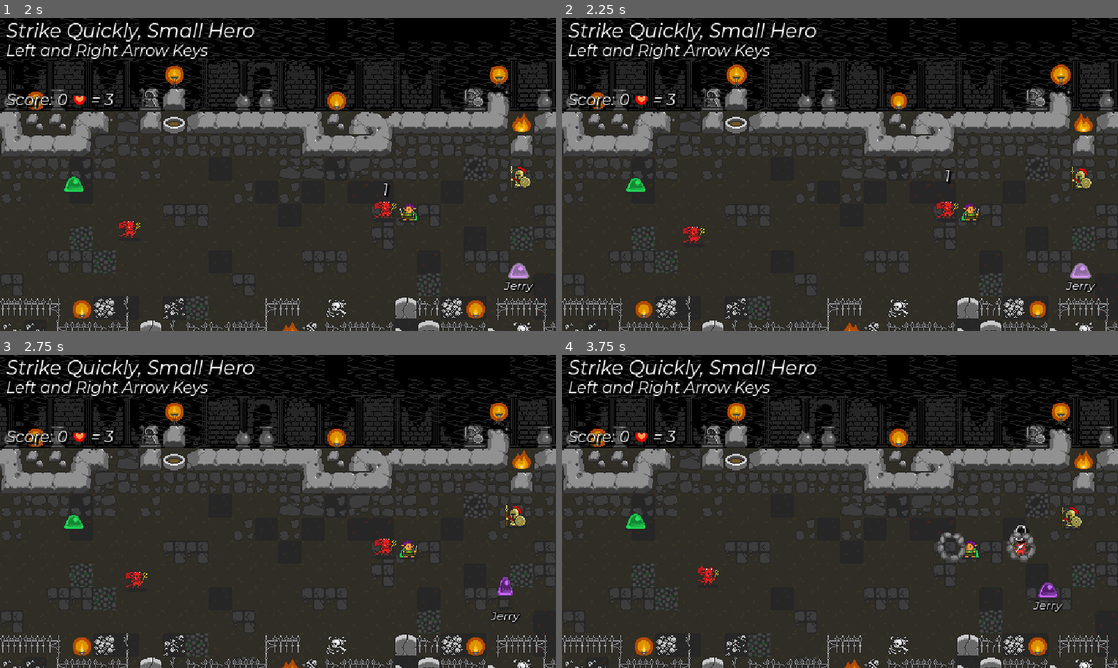
Above: before the commit, frames 1-4 (two rows, left to right).
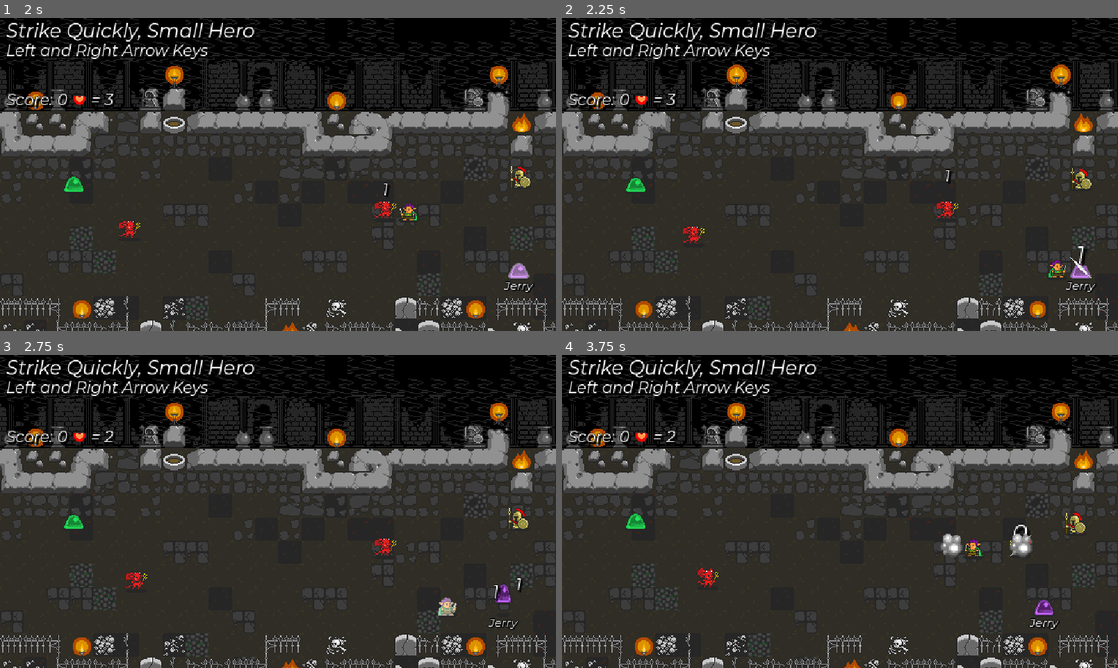
Above: after the commit, the same moments.

Repository: nuzcraft/beat-m-up
Game: Godot game, scene res://scenes/world/world.tscn
Two runs of this game, one before a commit and one after it. Both use one fixed random seed, a clock stepped at 60 frames per second and the inputs below.
Inputs:
- Up to frame 1 (2 s): tap Enter at 0.5 s; hold Right (ui_right) 0.53-1.28 s; hold Left (ui_left) from 1.28 s (still down)
- Up to frame 2 (2.25 s): release Left (ui_left) at 2.03 s; hold Right (ui_right) from 2.03 s (still down)
- Up to frame 3 (2.75 s): keep holding Right (ui_right)
- Up to frame 4 (3.75 s): release Right (ui_right) at 3.53 s; hold Left (ui_left) from 3.53 s (still down)

Frame 1 is identical in both runs. In frame 2, 0.4% of the frame differs, in the area x 71-96%, y 47-84%; in frame 3, 0.9%; in frame 4, 1.5%, in the area x 18-95%, y 24-88%.

Commit message:
added imp projectile

Diff:
--- a/scenes/actor/enemy/imp/imp.gd
+++ b/scenes/actor/enemy/imp/imp.gd
@@ -1,5 +1,7 @@
 extends Enemy
 class_name Imp
+
+signal summon_projectile(actor)
 
 @export var move_speed: int
 
@@ -84,6 +86,7 @@
 
 func _on_pre_attack_timer_timeout():
 #	attackTimer.start()
+	summon_projectile.emit(self)
 	animationPlayer.stop()
 	animationPlayer.play("RESET")
 	state = WALKING
--- a/scenes/actor/enemy/imp/imp.tscn
+++ b/scenes/actor/enemy/imp/imp.tscn
@@ -156,27 +156,27 @@
 "values": [0, 1, 2]
 }
 
-[sub_resource type="Animation" id="Animation_wgs6i"]
-resource_name = "take_damage"
-length = 0.5
-step = 0.125
-tracks/0/type = "value"
-tracks/0/imported = false
-tracks/0/enabled = true
-tracks/0/path = NodePath("CharacterSprite:material:shader_parameter/whitening")
-tracks/0/interp = 1
-tracks/0/loop_wrap = true
-tracks/0/keys = {
-"times": PackedFloat32Array(0, 0.125, 0.25, 0.375),
-"transitions": PackedFloat32Array(-2, -2, -2, -2),
-"update": 0,
-"values": [0.5, 0.0, 0.5, 0.0]
-}
-
 [sub_resource type="Animation" id="Animation_ci8yx"]
 resource_name = "pre_attack"
 length = 0.5
 loop_mode = 1
+step = 0.125
+tracks/0/type = "value"
+tracks/0/imported = false
+tracks/0/enabled = true
+tracks/0/path = NodePath("CharacterSprite:material:shader_parameter/whitening")
+tracks/0/interp = 1
+tracks/0/loop_wrap = true
+tracks/0/keys = {
+"times": PackedFloat32Array(0, 0.125, 0.25, 0.375),
+"transitions": PackedFloat32Array(-2, -2, -2, -2),
+"update": 0,
+"values": [0.5, 0.0, 0.5, 0.0]
+}
+
+[sub_resource type="Animation" id="Animation_wgs6i"]
+resource_name = "take_damage"
+length = 0.5
 step = 0.125
 tracks/0/type = "value"
 tracks/0/imported = false
@@ -199,9 +199,10 @@
 "take_damage": SubResource("Animation_wgs6i")
 }
 
-[node name="Imp" instance=ExtResource("1_cckkg")]
+[node name="Imp" groups=["imps"] instance=ExtResource("1_cckkg")]
 script = ExtResource("2_xouww")
 move_speed = 10
+base_damage = 3
 
 [node name="CharacterSprite" parent="." index="1"]
 material = SubResource("ShaderMaterial_6bbxk")
--- a/scenes/actor/enemy/slime/jerry/jerry.tscn
+++ b/scenes/actor/enemy/slime/jerry/jerry.tscn
@@ -79,5 +79,3 @@
 theme = ExtResource("5_aowp7")
 text = "Jerry"
 label_settings = SubResource("LabelSettings_p504t")
-
-[connection signal="animation_finished" from="AnimationPlayer" to="." method="_on_animation_player_animation_finished" flags=18]
--- a/scenes/effect/effect.tscn
+++ b/scenes/effect/effect.tscn
@@ -26,6 +26,14 @@
 [sub_resource type="AtlasTexture" id="AtlasTexture_xxskx"]
 atlas = ExtResource("1_ubc35")
 region = Rect2(48, 480, 24, 24)
+
+[sub_resource type="AtlasTexture" id="AtlasTexture_q8tyn"]
+atlas = ExtResource("1_ubc35")
+region = Rect2(480, 320, 32, 32)
+
+[sub_resource type="AtlasTexture" id="AtlasTexture_hw8h2"]
+atlas = ExtResource("1_ubc35")
+region = Rect2(512, 320, 32, 32)
 
 [sub_resource type="AtlasTexture" id="AtlasTexture_42htb"]
 atlas = ExtResource("1_ubc35")
@@ -89,6 +97,17 @@
 }, {
 "frames": [{
 "duration": 1.0,
+"texture": SubResource("AtlasTexture_q8tyn")
+}, {
+"duration": 1.0,
+"texture": SubResource("AtlasTexture_hw8h2")
+}],
+"loop": false,
+"name": &"explosion",
+"speed": 7.0
+}, {
+"frames": [{
+"duration": 1.0,
 "texture": SubResource("AtlasTexture_42htb")
 }, {
 "duration": 1.0,
@@ -119,6 +138,8 @@
 
 [node name="EffectSprite" type="AnimatedSprite2D" parent="." groups=["effect"]]
 sprite_frames = SubResource("SpriteFrames_fa5mm")
-animation = &"teleport_2"
+animation = &"explosion"
+frame = 1
+frame_progress = 1.0
 
 [connection signal="animation_finished" from="EffectSprite" to="." method="_on_effect_sprite_animation_finished"]
--- /dev/null
+++ b/scenes/projectile/projectile.gd
@@ -0,0 +1,31 @@
+extends Node2D
+class_name Projectile
+
+signal attack(actor, target)
+
+@export var move_speed: int
+
+@onready var sprite: Sprite2D = $Sprite2D
+
+var target: Hero
+var parent_actor
+
+# Called when the node enters the scene tree for the first time.
+func _ready():
+	pass # Replace with function body.
+
+# Called every frame. 'delta' is the elapsed time since the previous frame.
+func _process(delta):
+	z_index = global_position.y + 1
+	if not sprite.flip_h:
+		global_position.x -= move_speed * delta
+	else:
+		global_position.x += move_speed * delta
+
+	if target and parent_actor:
+		if (global_position.distance_to(target.global_position) <= 6 and global_position.y >= target.global_position.y)	or (global_position.distance_to(target.global_position) <= 18 and global_position.y < target.global_position.y):
+			attack.emit(parent_actor, target)
+			queue_free()
+
+func set_flip_h(b: bool):
+	sprite.flip_h = b
--- /dev/null
+++ b/scenes/projectile/projectile.tscn
@@ -0,0 +1,13 @@
+[gd_scene load_steps=3 format=3 uid="uid://o0n1lefgcihc"]
+
+[ext_resource type="Script" path="res://scenes/projectile/projectile.gd" id="1_c74md"]
+[ext_resource type="Texture2D" uid="uid://c2gurfx2rgivb" path="res://assets/sprites/oryx_16bit_fantasy_fx_trans.png" id="2_pftnf"]
+
+[node name="Projectile" type="Node2D"]
+script = ExtResource("1_c74md")
+move_speed = 40
+
+[node name="Sprite2D" type="Sprite2D" parent="."]
+texture = ExtResource("2_pftnf")
+region_enabled = true
+region_rect = Rect2(72, 288, 24, 24)
--- a/scenes/world/world.gd
+++ b/scenes/world/world.gd
@@ -6,6 +6,7 @@
 
 var effect_scene = preload("res://scenes/effect/effect.tscn")
 var floating_number_scene = preload("res://scenes/floating_number/floating_number.tscn")
+var projectile_scene = preload("res://scenes/projectile/projectile.tscn")
 
 var score: int = 0
 
@@ -15,6 +16,8 @@
 	for enemy in get_tree().get_nodes_in_group("enemies"):
 		enemy.died.connect(_on_enemy_died)
 		enemy.attack.connect(_on_enemy_attack)
+	for imp in get_tree().get_nodes_in_group("imps"):
+		imp.summon_projectile.connect(_on_summon_projectile)
 	pass # Replace with function body.
 
 # Called every frame. 'delta' is the elapsed time since the previous frame.
@@ -52,7 +55,7 @@
 		var difference: Vector2 = target.global_position - hero.global_position
 		var normalized: Vector2 = Vector2(difference.x, 0).normalized()
 		var new_position: Vector2 = Vector2(target.global_position.x + (24 * -normalized.x), target.global_position.y)
-		if target.global_position.x <= 504 and target.global_position.x >= 72:
+		if target.global_position.x <= 552 and target.global_position.x >= 24:
 			if hero.global_position.distance_to(target.global_position) > 24:
 				var move_hero_tween = get_tree().create_tween()
 				move_hero_tween.set_ease(Tween.EASE_IN_OUT)
@@ -108,3 +111,13 @@
 
 func update_score_number_label(number:int):
 	$HUD/HUDControls/ScoreContainer/ScoreNumberLabel.text = str(number)
+
+func _on_summon_projectile(imp: Imp):
+	var projectile = projectile_scene.instantiate()
+	add_child(projectile)
+	projectile.global_position.x = imp.global_position.x
+	projectile.global_position.y = imp.global_position.y-12
+	projectile.set_flip_h(imp.get_flip_h())
+	projectile.parent_actor = imp
+	projectile.target = hero
+	projectile.attack.connect(_on_enemy_attack)
Not shown: 1 places in scenes/effect/effect.tscn that only renumber resources
Not shown, added: development/016_imp_projectile.gif
